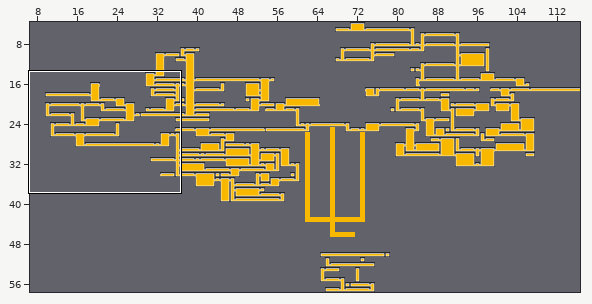
Tiled map, stored at maps/worldmaptiles.tmx. The picture above shows the old version from afar; the outline marks the close-up.
Close-up. First the earlier version:
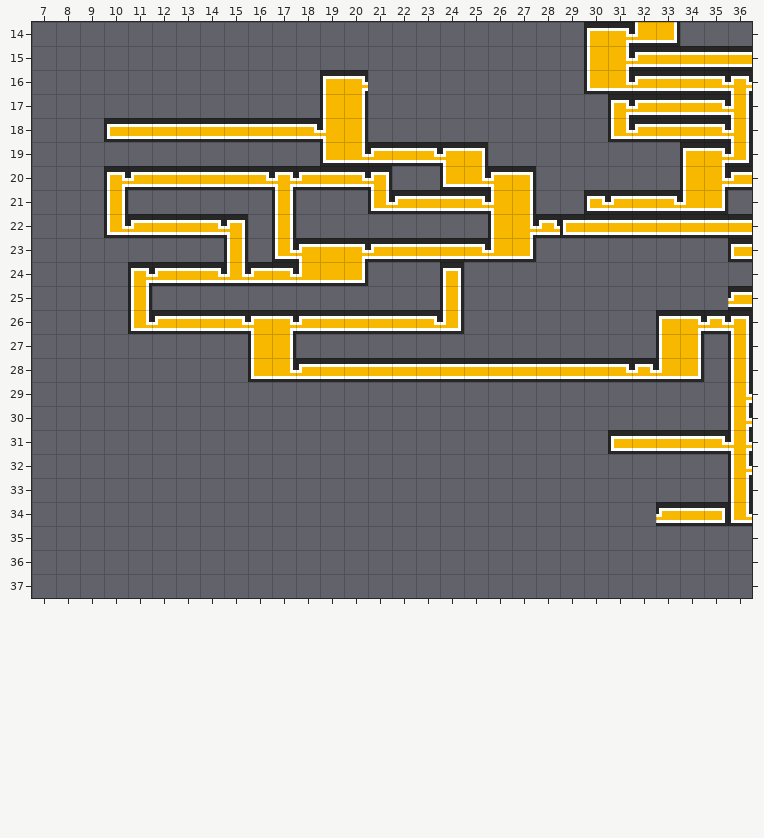
Cells are 16x16 px. Shown: x 7..36, y 14..37. The commit also changed other parts of the map, which this record leaves out. The old version is drawn lined up with the new one.
New version:
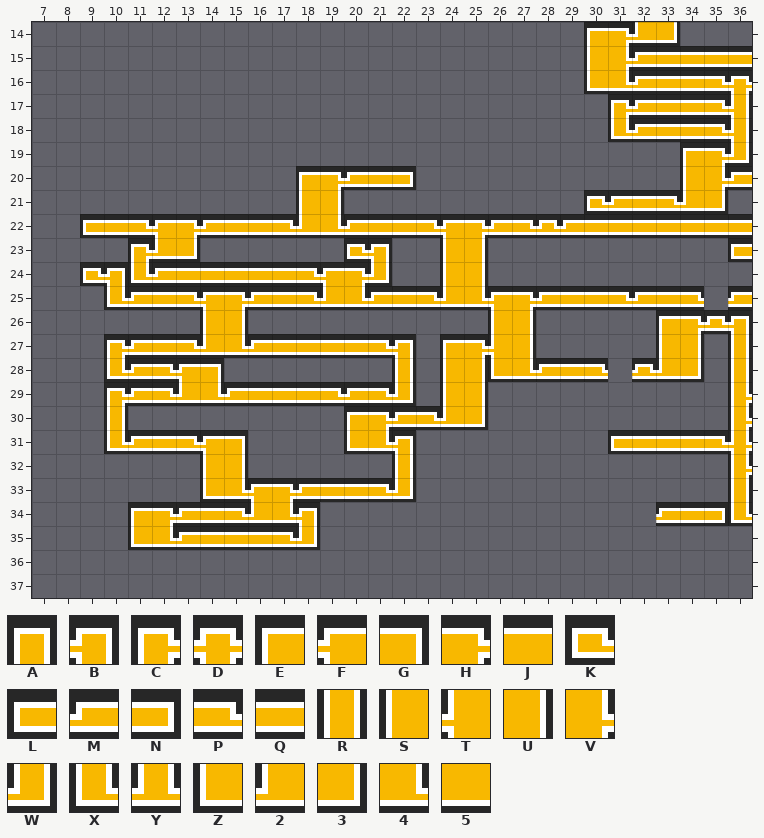
Key: from "maptiles": A 0, B 1, C 2, D 3, E 16, F 17, G 32, H 34, J 48, K 66, L 80, M 81, N 96, P 98, Q 112, R 128, S 144, T 145, U 160, V 162, W 193, X 194, Y 195, Z 208, 2 209, 3 224, 4 226, 5 240.
_ is an empty cell, . an unchanged one.
Diff:
everything moved by +10,+0 cells (the old picture is shown already moved)
--- layer "t2"
@@ x 29..29 @@
-22 L
+22 M
--- layer "start"
@@ x 9..34 @@
-16 ..........EH..............
-17 ..........SU..............
-18 .LQQQQQQQPTU..............
-19 ..........Z4MQPFG.........
-20 .CMQQQQPDMQPB_.Z4FG.......
-21 .R......R__.XMQQPTU.......
-22 _XMQQPB_R________SV.......
-23 ..___.R.XFJHMQQQP23.......
-24 __C..PYMP253_..A_.........
-25 ._R____________R__________
-26 ..XMQQPFHMQQQQPW.__.......
-27 .______SU_____.____.......
-28 ._____.Z4MQQQQQQQQQQ.QP...
-29 ._____________.__.........
-30 ._.........______.........
-31 .______....___............
-32 .....__......_............
-33 ....._________............
-34 ..________................
-35 ..________................
+16 ..........__..............
+17 ..........__..............
+18 .___________..............
+19 .........._______.........
+20 .________EHMQN.____.......
+21 ._......_SU._______.......
+22 LQPFHMQQP24MQQPFHMP.......
+23 ..C23._.___KB__SU__.......
+24 KBX..QQQQPFHW..SU.........
+25 .XMQPFHMQP24MQP24FHMQQPMQP
+26 ..___SU_________.SU.......
+27 .CMQP24MQQQQPB.EHTU.......
+28 .XMPFG.______R_SUZ4M.P_...
+29 .CMP24MQQQPMPW.SU.........
+30 .R.........EHMP23.........
+31 .XMQPFG....Z4B............
+32 .....SU......R............
+33 .....Z4FHMQQPW............
+34 ..EHMQP24B................
+35 ..Z4MQQQPW................
Boxes around the changes in both close-ups, in picture pixels (x1, y1, x2, y2):
changed: (80, 70, 704, 550)
